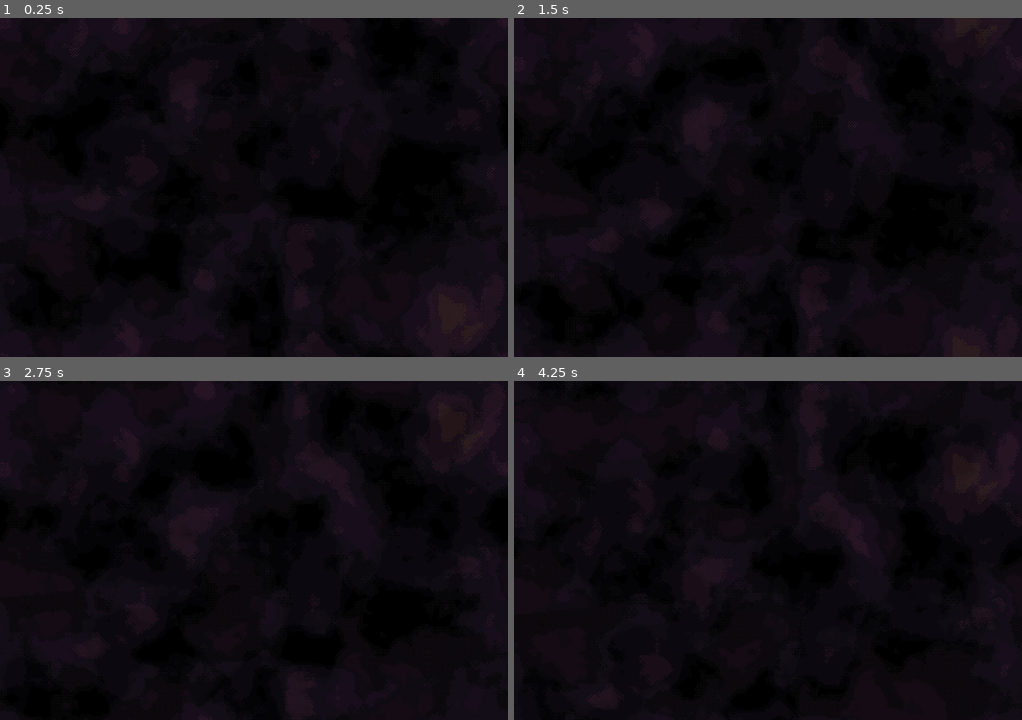
Above: before the commit, frames 1-4 (two rows, left to right).
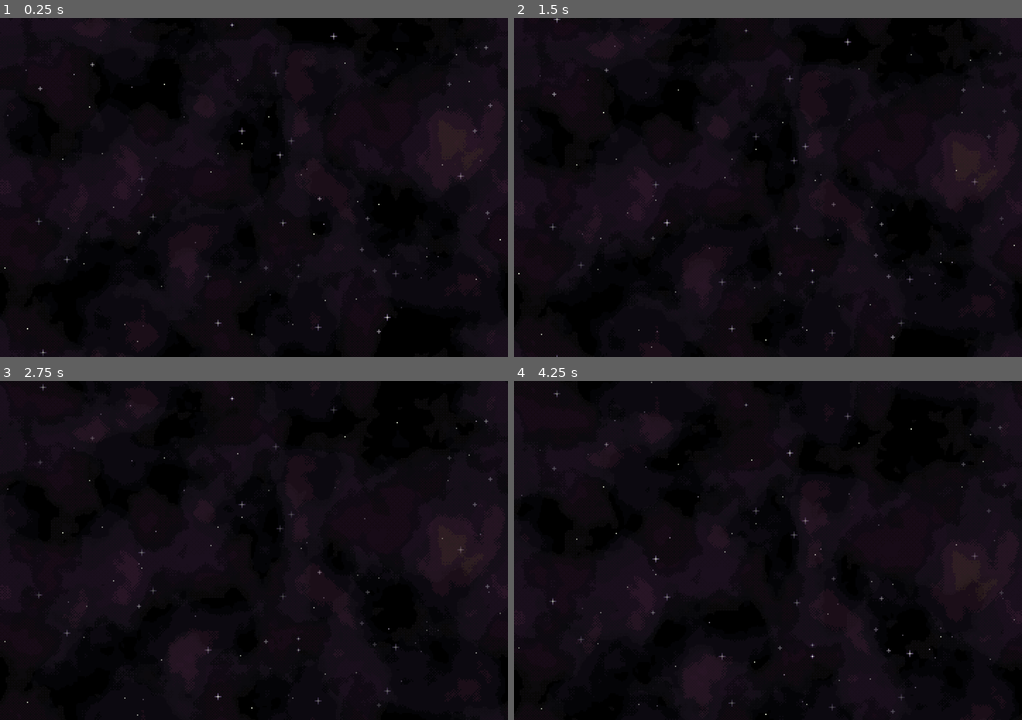
Above: after the commit, the same moments.

Repository: NotJamGames/SpaceGenerator
Game: Godot game, scene res://SpaceGenerator/space_generator.tscn
The game is run twice, just before and just after one commit, with the same random seed, the same clock (stepped at 60 frames per second) and the same inputs.
Inputs:
- Up to frame 1 (0.25 s): no input
- Up to frame 2 (1.5 s): no input
- Up to frame 3 (2.75 s): no input
- Up to frame 4 (4.25 s): no input

The runs differ from the first frame. In frame 1, 6.7% of the frame differs, in the area x 0-100%, y 0-100%; in frame 2, 5.5%; in frame 3, 5.9%; in frame 4, 5.7%.

Commit message:
Star generator layer, refactor for simplicity

Diff:
--- a/Nebula/nebula_generator.gd
+++ b/Nebula/nebula_generator.gd
@@ -1,6 +1,6 @@
 @tool
 class_name NebulaLayer
-extends TextureRect
+extends GeneratorLayer
 
 
 @export_category("Node Paths")
@@ -19,10 +19,6 @@
 @export var alpha : float = 1.0 : set = set_alpha
 
 
-@export_category("Editor Parameters")
-@export var speed : float = 64.0
-
-
 @onready var noise_texture : NoiseTexture2D = NoiseTexture2D.new()
 @onready var shader_material : ShaderMaterial = ShaderMaterial.new()
 
@@ -33,13 +29,6 @@
 	set_contrast(contrast)
 	set_threshold(threshold)
 	set_alpha(alpha)
-
-
-func _process(delta : float) -> void:
-	if Engine.is_editor_hint(): return
-	position.y += speed * delta
-	if position.y > .0:
-		position.y = position.y - (size.y * .5)
 
 
 func build_nebula(new_base_size : Vector2i) -> void:
--- a/Nebula/nebula_layer.tscn
+++ b/Nebula/nebula_layer.tscn
@@ -7,14 +7,15 @@
 [sub_resource type="ViewportTexture" id="ViewportTexture_ptxmb"]
 viewport_path = NodePath("SubViewport")
 
-[sub_resource type="ShaderMaterial" id="ShaderMaterial_p5btr"]
+[sub_resource type="ShaderMaterial" id="ShaderMaterial_lroer"]
 shader = ExtResource("3_llrmn")
 shader_parameter/contrast = 18.0
 shader_parameter/threshold = 7.445
 shader_parameter/alpha = 0.22
 
 [node name="NebulaLayer" type="TextureRect" node_paths=PackedStringArray("subviewport", "sprite")]
-custom_minimum_size = Vector2(720, 480)
+texture_filter = 1
+custom_minimum_size = Vector2(1440, 1440)
 offset_top = -240.0
 offset_bottom = -240.0
 texture = SubResource("ViewportTexture_ptxmb")
@@ -27,10 +28,9 @@
 contrast = 18.0
 threshold = 7.445
 alpha = 0.22
-speed = 32.0
 
 [node name="SubViewport" type="SubViewport" parent="."]
 transparent_bg = true
 
 [node name="Sprite2D" type="Sprite2D" parent="SubViewport"]
-material = SubResource("ShaderMaterial_p5btr")
+material = SubResource("ShaderMaterial_lroer")
--- a/SpaceGenerator/space_generator.gd
+++ b/SpaceGenerator/space_generator.gd
@@ -1,7 +1,10 @@
 extends Node
+
+
+@export var layers : Array[TextureRect]
+
+
 @export var star_generator : StarGenerator
-
-@export var old_nebulae : Array[Sprite2D]
 @export var nebula_layers : Array[NebulaLayer]
 
 
@@ -9,8 +12,13 @@
 	generate_space(Vector2i(360, 240))
 
 
-func generate_space(size : Vector2i) -> void:
+func generate_space(new_size : Vector2i) -> void:
 	for layer : NebulaLayer in nebula_layers:
-		layer.build_nebula(Vector2i(360, 240))
+		layer.build_nebula(Vector2i(new_size))
 
-	star_generator.generate_stars(97, [65.0, 20.0, 15.0], size)
+	star_generator.generate_stars(97, [65.0, 20.0, 15.0], new_size)
+
+
+func generate_pngs() -> void:
+	for layer : TextureRect in layers:
+		var _new_image : Image = layer.texture.get_image()
--- a/SpaceGenerator/space_generator.tscn
+++ b/SpaceGenerator/space_generator.tscn
@@ -1,7 +1,6 @@
-[gd_scene load_steps=12 format=3 uid="uid://cty7f06ayes3d"]
+[gd_scene load_steps=8 format=3 uid="uid://cty7f06ayes3d"]
 
 [ext_resource type="Script" path="res://SpaceGenerator/space_generator.gd" id="1_8dqb6"]
-[ext_resource type="Shader" path="res://SpaceGenerator/star_flicker.gdshader" id="2_7g1vs"]
 [ext_resource type="PackedScene" uid="uid://b18xsn8oiptpo" path="res://Nebula/nebula_layer.tscn" id="2_ao41h"]
 [ext_resource type="PackedScene" uid="uid://bmakpuxdb661j" path="res://StarGenerator/star_generator.tscn" id="2_d6qfi"]
 [ext_resource type="Texture2D" uid="uid://drsp3gxhn1jxg" path="res://Palettes/default_bg_palette.png" id="7_eqrwb"]
@@ -9,62 +8,42 @@
 [sub_resource type="ViewportTexture" id="ViewportTexture_proil"]
 viewport_path = NodePath("SubViewport")
 
+[sub_resource type="ViewportTexture" id="ViewportTexture_ofv6x"]
+viewport_path = NodePath("SubViewport")
+
 [sub_resource type="ViewportTexture" id="ViewportTexture_qmkdn"]
 viewport_path = NodePath("SubViewport")
 
-[sub_resource type="FastNoiseLite" id="FastNoiseLite_ox25b"]
-
-[sub_resource type="NoiseTexture2D" id="NoiseTexture2D_rrh8a"]
-width = 360
-height = 240
-noise = SubResource("FastNoiseLite_ox25b")
-
-[sub_resource type="ShaderMaterial" id="ShaderMaterial_huo5d"]
-shader = ExtResource("2_7g1vs")
-shader_parameter/native_size = Vector2(360, 240)
-shader_parameter/rate = 1.12
-shader_parameter/intensity = 0.24
-shader_parameter/noise_texture = SubResource("NoiseTexture2D_rrh8a")
-
-[sub_resource type="ViewportTexture" id="ViewportTexture_tvblh"]
-viewport_path = NodePath("SubViewport2")
-
-[node name="SpaceGenerator" type="Node" node_paths=PackedStringArray("star_generator", "nebula_layers")]
+[node name="SpaceGenerator" type="Node" node_paths=PackedStringArray("layers", "star_generator", "nebula_layers")]
 script = ExtResource("1_8dqb6")
-star_generator = NodePath("SubViewport2/StarGenerator")
+layers = [NodePath("LowerNebula"), NodePath("StarGenerator"), NodePath("UpperNebula")]
+star_generator = NodePath("StarGenerator")
 nebula_layers = [NodePath("LowerNebula"), NodePath("UpperNebula")]
 
 [node name="LowerNebula" parent="." instance=ExtResource("2_ao41h")]
+offset_right = 1440.0
+offset_bottom = 1200.0
+scale = Vector2(2, 2)
 texture = SubResource("ViewportTexture_proil")
 palette = ExtResource("7_eqrwb")
-contrast = 12.585
-threshold = 73.27
-alpha = 0.9
-speed = 8.0
+contrast = 14.52
+threshold = 48.31
+alpha = 0.86
+speed = 12.0
+
+[node name="StarGenerator" parent="." instance=ExtResource("2_d6qfi")]
+offset_right = 1440.0
+offset_bottom = 1440.0
+scale = Vector2(2, 2)
+texture = SubResource("ViewportTexture_ofv6x")
+speed = 6.0
 
 [node name="UpperNebula" parent="." instance=ExtResource("2_ao41h")]
-offset_right = 720.0
-offset_bottom = 240.0
+offset_right = 1440.0
+offset_bottom = 1200.0
+scale = Vector2(2, 2)
 texture = SubResource("ViewportTexture_qmkdn")
 contrast = 20.705
 threshold = 3.94
-alpha = 0.42
+alpha = 0.43
 speed = 24.0
-
-[node name="TextureRect2" type="TextureRect" parent="."]
-visible = false
-texture_filter = 1
-material = SubResource("ShaderMaterial_huo5d")
-anchors_preset = 15
-anchor_right = 1.0
-anchor_bottom = 1.0
-grow_horizontal = 2
-grow_vertical = 2
-texture = SubResource("ViewportTexture_tvblh")
-stretch_mode = 1
-
-[node name="SubViewport2" type="SubViewport" parent="."]
-transparent_bg = true
-size = Vector2i(360, 240)
-
-[node name="StarGenerator" parent="SubViewport2" instance=ExtResource("2_d6qfi")]
--- a/SpaceGenerator/star_flicker.gdshader
+++ b/SpaceGenerator/star_flicker.gdshader
@@ -4,6 +4,7 @@
 uniform vec2 native_size;
 uniform float rate;
 uniform float intensity;
+uniform float brightness : hint_range(.0, 1.0) = 1.0;
 varying vec2 position;
 
 float get_lum(vec4 color)
@@ -16,5 +17,5 @@
 {
 	float offset = get_lum(texture(noise_texture, UV)) * 2.0;
 	float color_mod = 0.5 * (1.0 + sin(2.0 * PI * rate * (TIME + offset)));
-	COLOR *= (1.0 - (color_mod * intensity));
+	COLOR *= (1.0 - (color_mod * intensity)) * brightness;
 }
--- a/StarGenerator/star_generator.gd
+++ b/StarGenerator/star_generator.gd
@@ -1,5 +1,5 @@
 class_name StarGenerator
-extends Node2D
+extends GeneratorLayer
 
 
 const MARGIN : float = 3.0
@@ -25,6 +25,9 @@
 
 @onready var star_resources : Array[Array] = \
 			[SMALL_STAR_RESOURCES, MEDIUM_STAR_RESOURCES, LARGE_STAR_RESOURCES]
+
+
+@export var root_2d : Node2D
 
 
 func generate_stars\
@@ -56,7 +59,7 @@
 		new_star_sprite.texture = \
 				poss_textures[randi_range(0, poss_textures.size() - 1)]
 
-		add_child(new_star_sprite)
+		root_2d.add_child(new_star_sprite)
 
 
 func clear_stars() -> void:
--- a/StarGenerator/star_generator.tscn
+++ b/StarGenerator/star_generator.tscn
@@ -1,9 +1,42 @@
-[gd_scene load_steps=2 format=3 uid="uid://bmakpuxdb661j"]
+[gd_scene load_steps=7 format=3 uid="uid://bmakpuxdb661j"]
 
+[ext_resource type="Shader" path="res://SpaceGenerator/star_flicker.gdshader" id="1_cdogt"]
 [ext_resource type="Script" path="res://StarGenerator/star_generator.gd" id="1_cp568"]
 
-[node name="StarGenerator" type="Node2D"]
+[sub_resource type="FastNoiseLite" id="FastNoiseLite_6oj0y"]
+
+[sub_resource type="NoiseTexture2D" id="NoiseTexture2D_15hbl"]
+width = 360
+height = 240
+seamless = true
+noise = SubResource("FastNoiseLite_6oj0y")
+
+[sub_resource type="ShaderMaterial" id="ShaderMaterial_gr54g"]
+shader = ExtResource("1_cdogt")
+shader_parameter/native_size = Vector2(360, 240)
+shader_parameter/rate = 1.12
+shader_parameter/intensity = 0.24
+shader_parameter/brightness = 1.0
+shader_parameter/noise_texture = SubResource("NoiseTexture2D_15hbl")
+
+[sub_resource type="ViewportTexture" id="ViewportTexture_nrfxb"]
+viewport_path = NodePath("SubViewport")
+
+[node name="StarGenerator" type="TextureRect" node_paths=PackedStringArray("root_2d")]
 texture_filter = 1
+material = SubResource("ShaderMaterial_gr54g")
+custom_minimum_size = Vector2(1440, 1440)
+offset_right = 40.0
+offset_bottom = 40.0
+texture = SubResource("ViewportTexture_nrfxb")
+stretch_mode = 1
 script = ExtResource("1_cp568")
+root_2d = NodePath("SubViewport/StarGenerator")
+speed = 12.0
 
-[node name="Sprite2D" type="Sprite2D" parent="."]
+[node name="SubViewport" type="SubViewport" parent="."]
+transparent_bg = true
+size = Vector2i(360, 240)
+
+[node name="StarGenerator" type="Node2D" parent="SubViewport"]
+texture_filter = 1
--- /dev/null
+++ b/generator_layer.gd
@@ -0,0 +1,14 @@
+class_name GeneratorLayer
+extends TextureRect
+
+
+@export_category("Layer Settings")
+@export var speed : float = 32.0
+
+
+func _process(delta : float) -> void:
+	if Engine.is_editor_hint(): return
+	position = lerp(position, Vector2(position.x, position.y + speed), delta)
+	if position.y > .0:
+		# don't divide size by 2 - consider scaling!
+		position.y = position.y - (size.y)
--- a/project.godot
+++ b/project.godot
@@ -16,8 +16,8 @@
 
 [display]
 
-window/size/viewport_width=360
-window/size/viewport_height=240
+window/size/viewport_width=720
+window/size/viewport_height=480
 window/size/window_width_override=720
 window/size/window_height_override=720
 window/stretch/mode="viewport"
Binary file changed: Palettes/default_bg_palette.png
